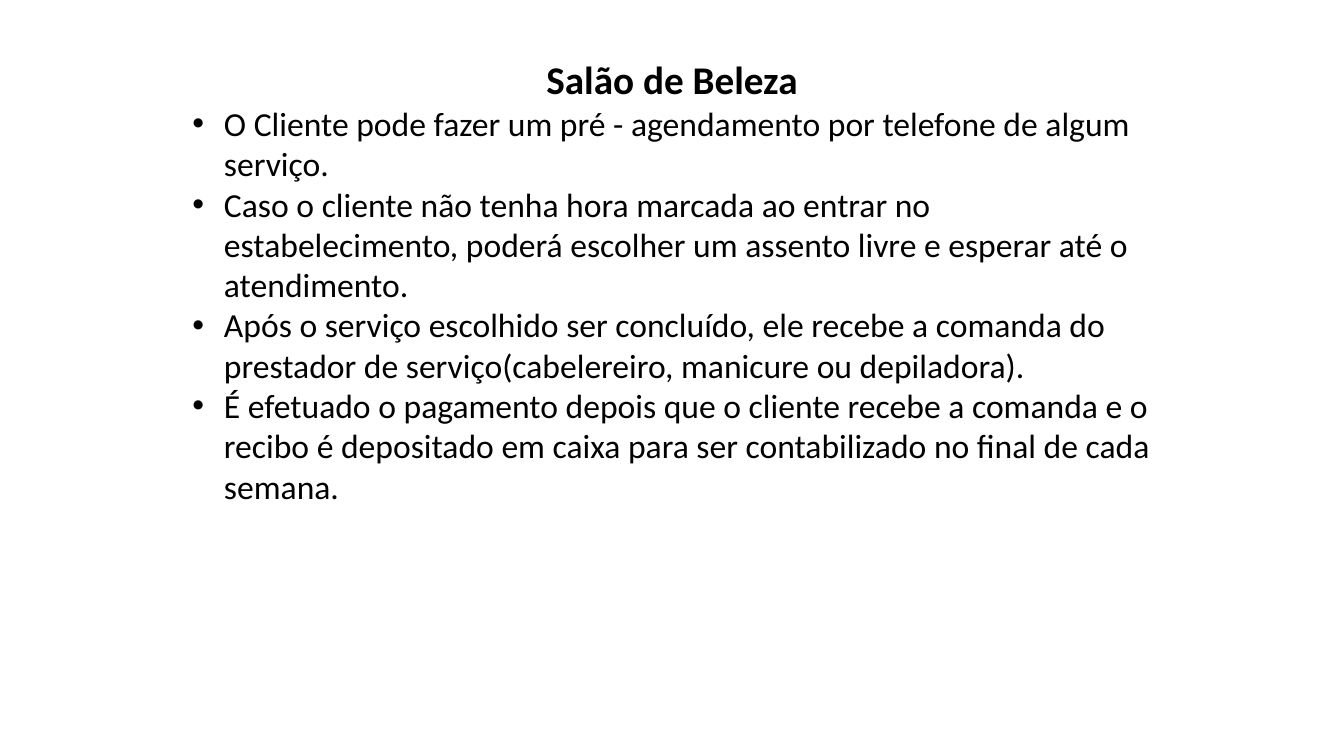
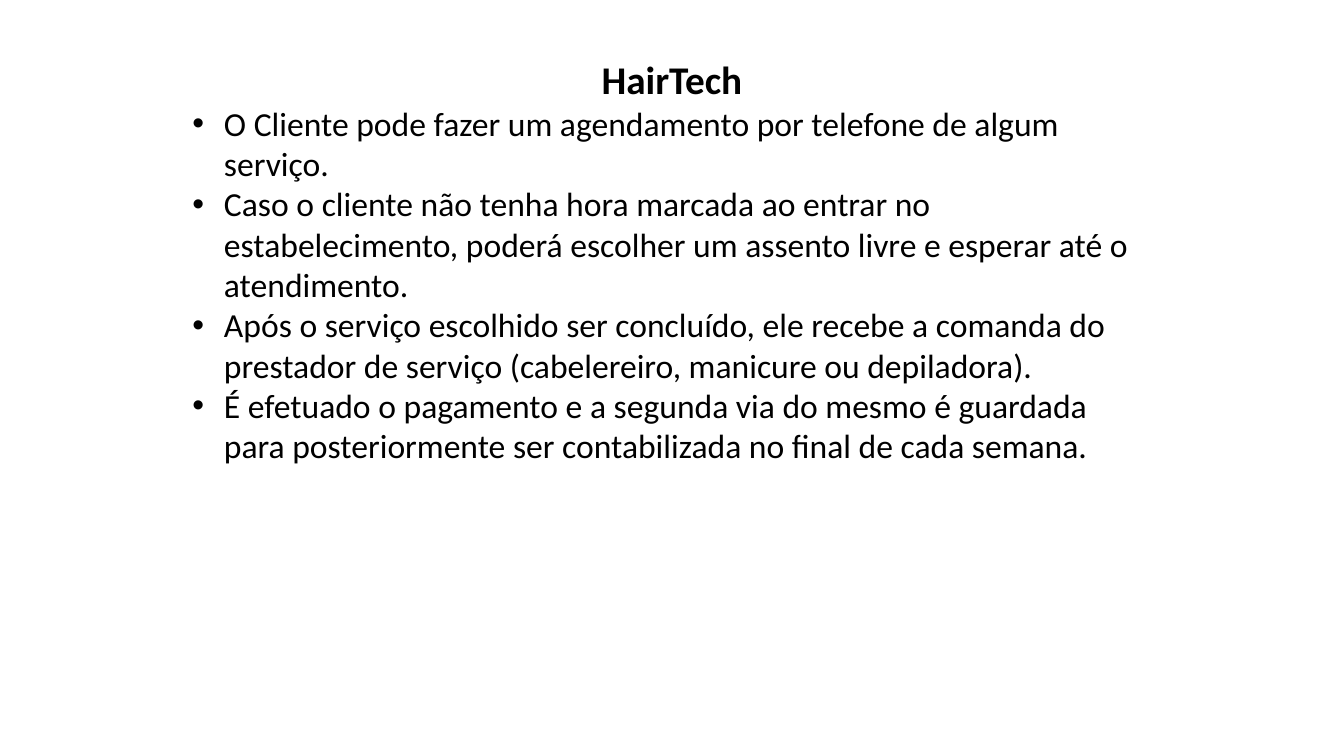
Before and after one commit to MSPowerSI/hairtech, a slide deck: slide 2 of artefatos/15 - Arquitetura de Negócio para cada Cenário.pptx. Drawn at 1344x756 pixels with LibreOffice and Linux fonts; fonts in the diff are those of the drawing. Boxes give left, top, right and bottom in pixels: in the first picture for what was removed or moved away, otherwise in the second. Text is boxed around its words. In the diff, an @@ line names an element or a change of style, - is before the commit and + after.

```diff
--- a/artefatos/15 - Arquitetura de Negócio para cada Cenário.pptx
+++ b/artefatos/15 - Arquitetura de Negócio para cada Cenário.pptx
@@ text at [224, 66, 1058, 182]: text changed @@
-Salão de Beleza
-• O Cliente pode fazer um pré - agendamento por telefone de algum serviço.
+HairTech
+• O Cliente pode fazer um agendamento por telefone de algum serviço.
@@ text at [224, 313, 1104, 464]: text changed @@
-• Após o serviço escolhido ser concluído, ele recebe a comanda do prestador de serviço(cabelereiro, manicure ou depiladora).
-• É efetuado o pagamento depois que o cliente recebe a comanda e o recibo é depositado em caixa para ser contabilizado no final de cada semana.
+• Após o serviço escolhido ser concluído, ele recebe a comanda do prestador de serviço (cabelereiro, manicure ou depiladora).
+• É efetuado o pagamento e a segunda via do mesmo é guardada para posteriormente ser contabilizada no final de cada semana.
```
Also in this commit, not shown: 2 other slides changed, 5 slides added, 1 slide removed.
